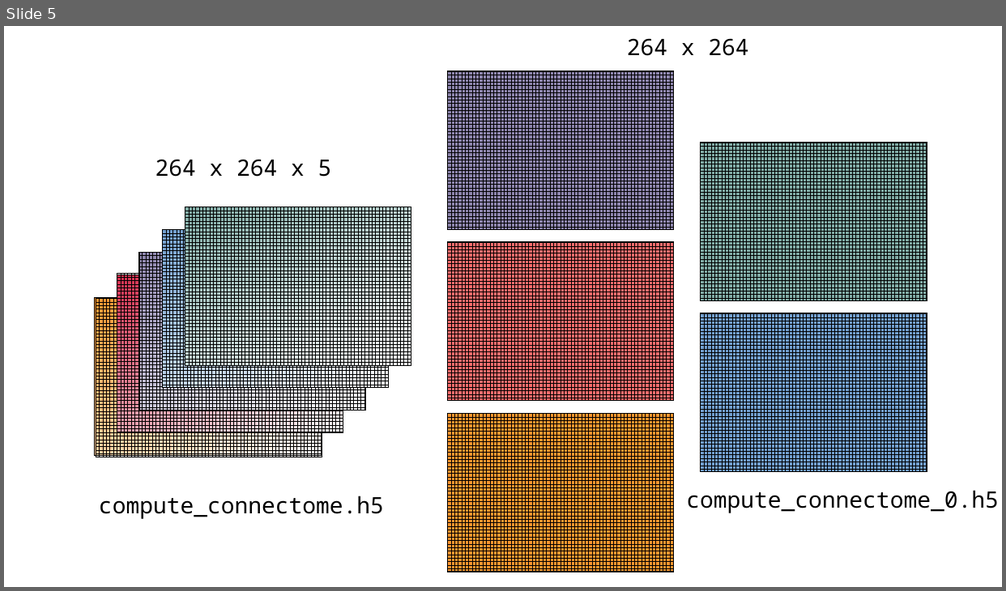
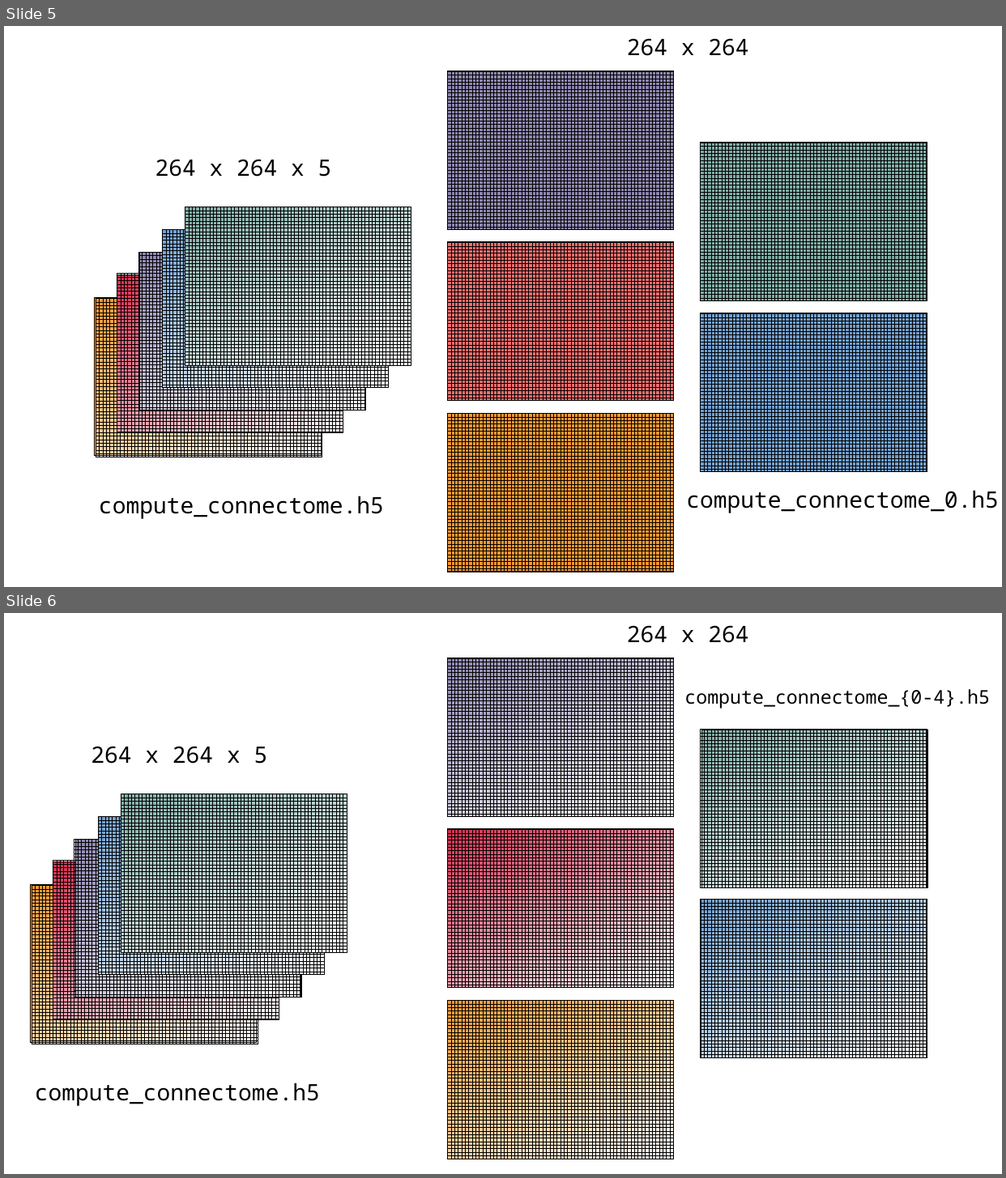
Before and after one commit to pantaray/RSE23-talk, a slide deck: imgs/virtual_dataset_illustration.odp. Shown one above the other, each under a label of ours: slide 5 before the commit, slides 5 and 6 after it. The pictures are 1006x591 and 1006x1178 pixels, drawn with LibreOffice and Linux fonts; fonts in the diff are those of the drawing. Boxes give left, top, right and bottom in pixels: in the first picture for what was removed or moved away, otherwise in the second. Text is boxed around its words. In the diff, an @@ line names an element or a change of style, - is before the commit and + after.

Commit message:
CHG: First round of feedback-induced changes
- reworked exemplary functional connectome
- redesigned virtual dataset illustration slide
- revamped summary slide: split up into what acme
  does and what it does not

 On branch main
 Changes to be committed:
	modified:   acme.qmd
	modified:   css/esi.scss
	modified:   imgs/subject0.png
	modified:   imgs/virtual_dataset_illustration.odp
	new file:   imgs/virtual_dataset_illustration_i.png
	new file:   imgs/virtual_dataset_illustration_ii.png

```diff
--- a/imgs/virtual_dataset_illustration.odp
+++ b/imgs/virtual_dataset_illustration.odp
@@ slide 6 added at <box>4,613,1002,1174</box>, background #FFFFFF @@
@@ text added at <box>627,625,748,643</box>, 18 pt, text #000000 @@
+264 x 264
@@ rectangle added at <box>448,658,674,817</box>, fill #8E86AE, outline #000000 0 pt @@
@@ rectangle added at <box>448,658,674,817</box>, fill gradient #8E86AE to #FFFFFF, outline #000000 0 pt @@
@@ rectangle added at <box>448,658,674,817</box>, fill pattern #000000 on #FFFFFF, outline #000000 0 pt @@
@@ text added at <box>684,689,990,709</box>, 15 pt, text #000000 @@
+compute_connectome_{0-4}.h5
@@ rectangle added at <box>701,730,927,888</box>, fill pattern #000000 on #FFFFFF, outline #000000 0 pt @@
@@ rectangle added at <box>702,730,928,888</box>, fill gradient #81ACA6 to #FFFFFF, outline #000000 0 pt @@
@@ text added at <box>91,746,268,764</box>, 18 pt, text #000000 @@
+264 x 264 x 5
@@ rectangle added at <box>121,794,347,952</box>, fill gradient #999999 to #FFFFFF, outline #3465A4 0 pt @@
@@ rectangle added at <box>121,794,347,952</box>, fill gradient #81ACA6 to #FFFFFF, outline #000000 0 pt @@
@@ rectangle added at <box>121,794,347,952</box>, fill pattern #000000 on #FFFFFF, outline #000000 0 pt @@
@@ rectangle added at <box>98,817,325,975</box>, fill gradient #729FCF to #FFFFFF, outline #000000 0 pt @@
@@ rectangle added at <box>98,817,325,975</box>, fill pattern #000000 on #FFFFFF, outline #000000 0 pt @@
@@ rectangle added at <box>448,829,674,988</box>, fill #FF6D6D, outline #000000 0 pt @@
@@ rectangle added at <box>448,829,674,988</box>, fill gradient #D62E4E to #FFFFFF, outline #000000 0 pt @@
@@ rectangle added at <box>448,829,674,988</box>, fill pattern #000000 on #FFFFFF, outline #000000 0 pt @@
@@ rectangle added at <box>74,839,301,998</box>, fill pattern #000000 on #FFFFFF, outline #000000 0 pt @@
@@ rectangle added at <box>75,839,302,998</box>, fill gradient #8E86AE to #FFFFFF, outline #000000 0 pt @@
@@ rectangle added at <box>53,862,279,1020</box>, fill gradient #D62E4E to #FFFFFF, outline #000000 0 pt @@
@@ rectangle added at <box>53,861,279,1020</box>, fill pattern #000000 on #FFFFFF, outline #000000 0 pt @@
@@ rectangle added at <box>30,884,257,1043</box>, fill gradient #FF972F to #FFFFFF, outline #000000 0 pt @@
@@ rectangle added at <box>32,886,258,1044</box>, fill pattern #000000 on #FFFFFF, outline #000000 0 pt @@
@@ rectangle added at <box>701,899,927,1058</box>, fill pattern #000000 on #FFFFFF, outline #000000 0 pt @@
@@ rectangle added at <box>701,899,927,1058</box>, fill gradient #729FCF to #FFFFFF, outline #000000 0 pt @@
@@ rectangle added at <box>448,1000,674,1159</box>, fill #FF972F, outline #000000 0 pt @@
@@ rectangle added at <box>448,1000,674,1159</box>, fill gradient #FF972F to #FFFFFF, outline #000000 0 pt @@
@@ rectangle added at <box>448,1000,674,1159</box>, fill pattern #000000 on #FFFFFF, outline #000000 0 pt @@
@@ text added at <box>35,1083,320,1106</box>, 18 pt, text #000000 @@
+compute_connectome.h5
```
Also in this commit, not shown: 1 other slide added, 5 other files.
